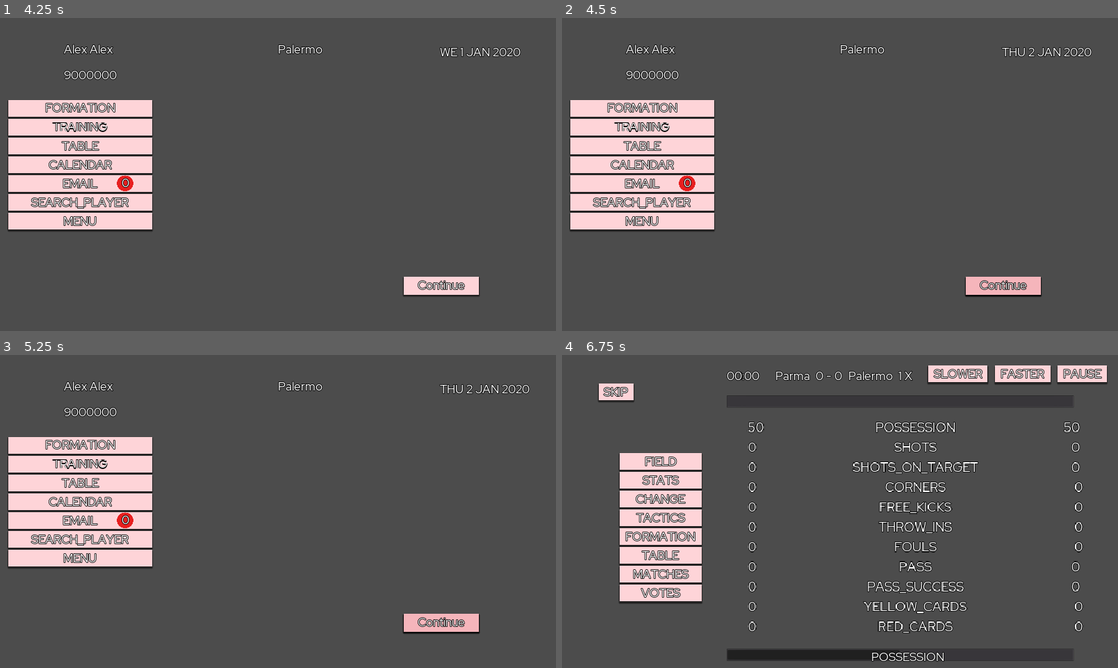
Above: before the commit, frames 1-4 (two rows, left to right).
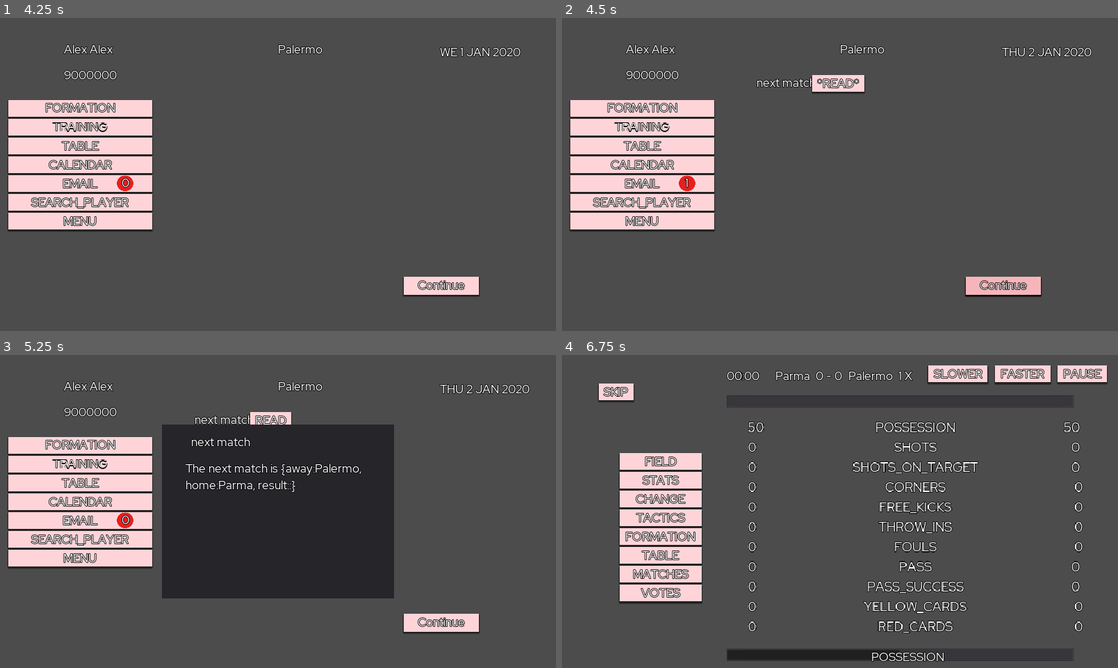
Above: after the commit, the same moments.

Repository: dulvui/futsal-manager
Game: Godot game, scene res://src/screens/splash/SplashScreen.tscn
The game is run twice, just before and just after one commit, with the same random seed, the same clock (stepped at 60 frames per second) and the same inputs.
Inputs (mouse positions are in pixels of both pictures, inside the frame that each line leads up to):
- Up to frame 1 (4.25 s): click (189, 174) at 0.5 s; click "START" at 1.25 s; click (305, 140) at 2.02 s; type "Alex" at 2.1 s; click (305, 165) at 2.25 s; type "Alex" at 2.33 s; click "Continue" at 2.75 s; click "Palermo" at 3.5 s
- Up to frame 2 (4.5 s): click "Continue" at 4.25 s
- Up to frame 3 (5.25 s): click (278, 420) at 5 s, where only the run after the commit has a clickable "*READ*"
- Up to frame 4 (6.75 s): click (834, 420) at 5.75 s, where only the run after the commit has a clickable "READ"; click "Continue" at 6.5 s

Frame 1 is identical in both runs. In frame 2, 0.7% of the frame differs, in the area x 21-55%, y 18-55%; in frame 3, 24%, in the area x 29-87%, y 18-89%; in frame 4, nothing differs.

Commit message:
getting message of next match

Diff:
--- a/game/src/ui-components/email/Email.gd
+++ b/game/src/ui-components/email/Email.gd
@@ -52,6 +52,8 @@
 	else:
 		$DetailPopUp/Message.text = message["message"]
 
+	update_messages()
+
 
 func show_offer_contract(content):
 	emit_signal("offer_contract",content)
--- a/game/src/utils/calendar-util/CalendarUtil.gd
+++ b/game/src/utils/calendar-util/CalendarUtil.gd
@@ -47,6 +47,14 @@
 	# pay players/staff
 
 
+	if DataSaver.calendar[day_counter + 1]["matches"].size() > 0:
+		var next_match
+		for matchz in DataSaver.calendar[day_counter + 1]["matches"]:
+			if matchz["home"] == DataSaver.selected_team or matchz["away"] == DataSaver.selected_team:
+				next_match = matchz
+		EmailUtil.message(next_match,EmailUtil.MESSAGE_TYPES.NEXT_MATCH)
+
+
 func calc_date():
 	day += 1
 	day_counter += 1
--- a/game/src/utils/email-util/EmailUtil.gd
+++ b/game/src/utils/email-util/EmailUtil.gd
@@ -2,7 +2,7 @@
 
 var messages = []
 
-enum MESSAGE_TYPES {TRANSFER,TRANSFER_OFFER,CONTRACT_SIGNED,CONTRACT_OFFER}
+enum MESSAGE_TYPES {TRANSFER,TRANSFER_OFFER,CONTRACT_SIGNED,CONTRACT_OFFER,CONTRACT_OFFER_MADE,NEXT_MATCH}
 
 func _ready():
 	messages = DataSaver.messages
@@ -85,3 +85,14 @@
 				"content" : content
 			}
 			messages.append(ts_message)
+
+		MESSAGE_TYPES.NEXT_MATCH:
+			var message = {
+				"title" : "next match",
+				"message" : "The next match is " + str(content),
+				"days" : 7,
+				"type" : type,
+				"read" : false,
+				"content" : content
+			}
+			messages.append(message)
